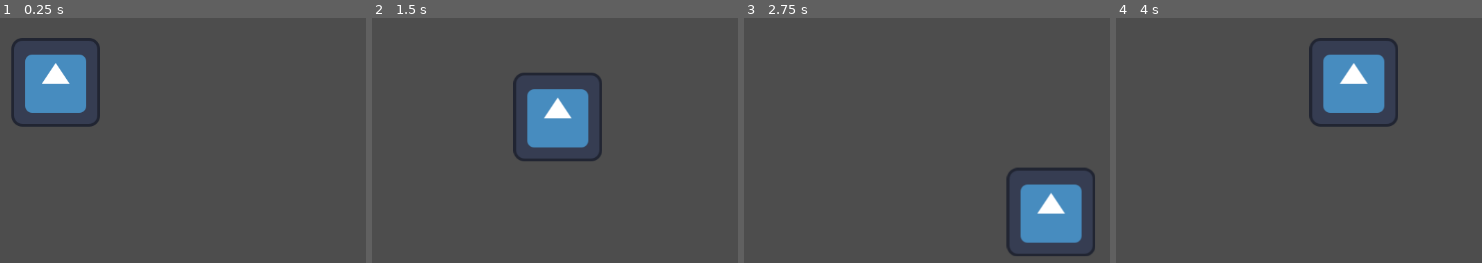
Above: before the commit, frames 1-4 (left to right).
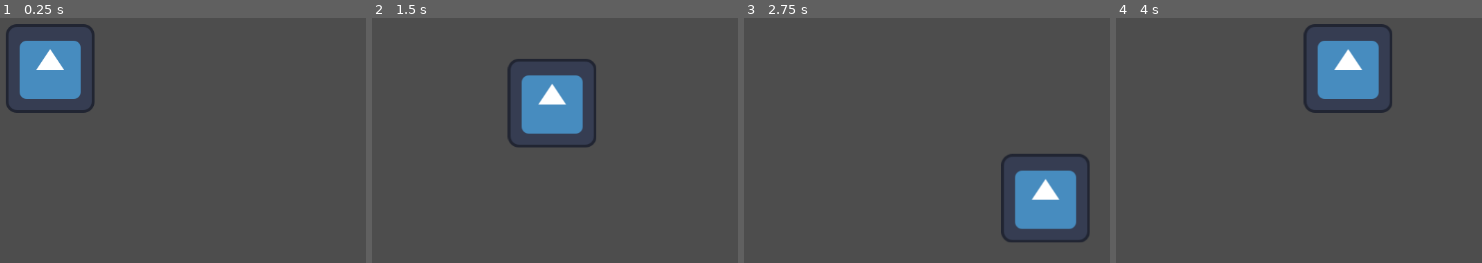
Above: after the commit, the same moments.

Repository: morbidskyy/ThatNightAtWolfstreet
Game: Godot game, scene res://scenes/main.tscn
The game is run twice, just before and just after one commit, with the same random seed, the same clock (stepped at 60 frames per second) and the same inputs. The engine's default icon, where the game draws it, is replaced by a stand-in: a white triangle on a blue panel in a dark square.
Inputs:
- Up to frame 1 (0.25 s): no input
- Up to frame 2 (1.5 s): tap Enter at 0.5 s; hold Right (ui_right) 0.53-1.28 s; hold Down (ui_down) from 1.28 s (still down)
- Up to frame 3 (2.75 s): release Down (ui_down) at 2.03 s; hold Right (ui_right) from 2.03 s (still down)
- Up to frame 4 (4 s): release Right (ui_right) at 2.78 s; hold Up (ui_up) 2.78-3.53 s; hold Left (ui_left) from 3.53 s (still down)

The runs differ from the first frame. In frame 1, 5.0% of the frame differs, in the area x 1-28%, y 2-45%; in frame 2, 5.1%; in frame 3, 4.9%; in frame 4, 5.1%, in the area x 51-78%, y 2-45%.

Commit message:
bro what

Diff:
--- a/scenes/main.tscn
+++ b/scenes/main.tscn
@@ -5,4 +5,4 @@
 [node name="main" type="Node2D"]
 
 [node name="player1" parent="." instance=ExtResource("1_o5qli")]
-position = Vector2(559, 318)
+position = Vector2(551, 298)
--- a/scenes/player_1.tscn
+++ /dev/null
@@ -1,16 +0,0 @@
-[gd_scene load_steps=4 format=3 uid="uid://b32efwi1xc15v"]
-
-[ext_resource type="Script" uid="uid://crccelvcn6ilg" path="res://scripts/top_down_controls.gd" id="1_gneq0"]
-[ext_resource type="Texture2D" uid="uid://dqbimwegbpr8x" path="res://icon.svg" id="1_rfmnd"]
-
-[sub_resource type="RectangleShape2D" id="RectangleShape2D_gneq0"]
-size = Vector2(122, 112)
-
-[node name="player1" type="CharacterBody2D"]
-script = ExtResource("1_gneq0")
-
-[node name="player1_sprite" type="Sprite2D" parent="."]
-texture = ExtResource("1_rfmnd")
-
-[node name="player1_collision" type="CollisionShape2D" parent="."]
-shape = SubResource("RectangleShape2D_gneq0")
